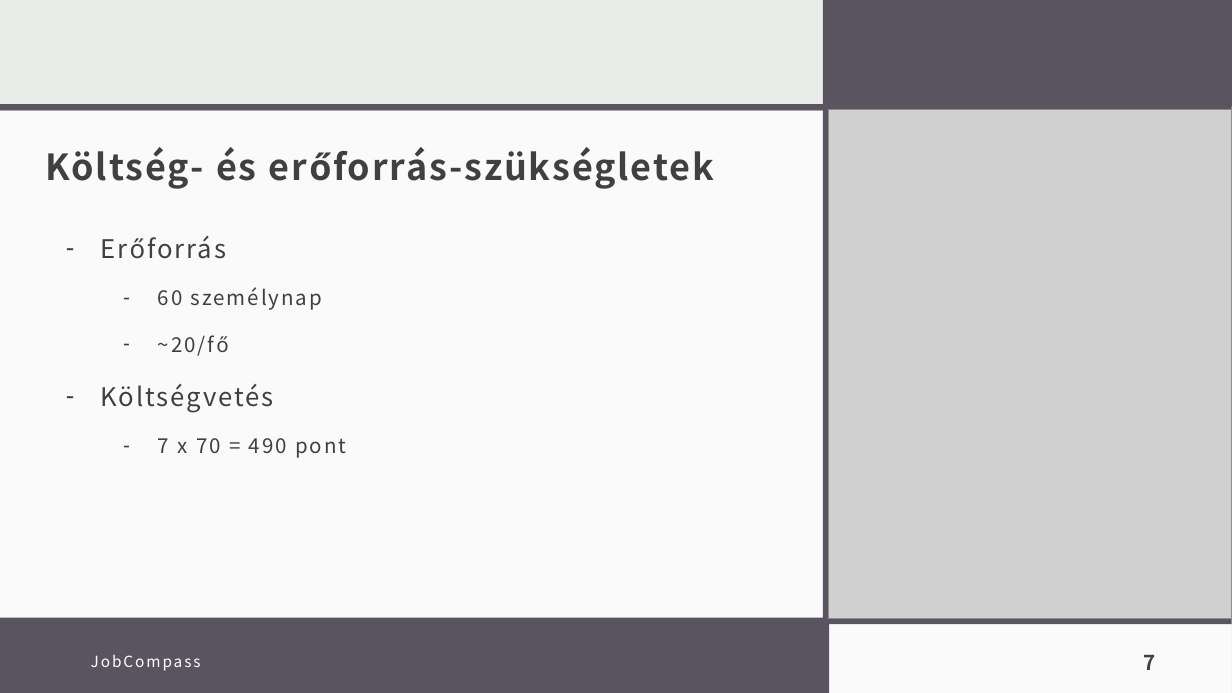
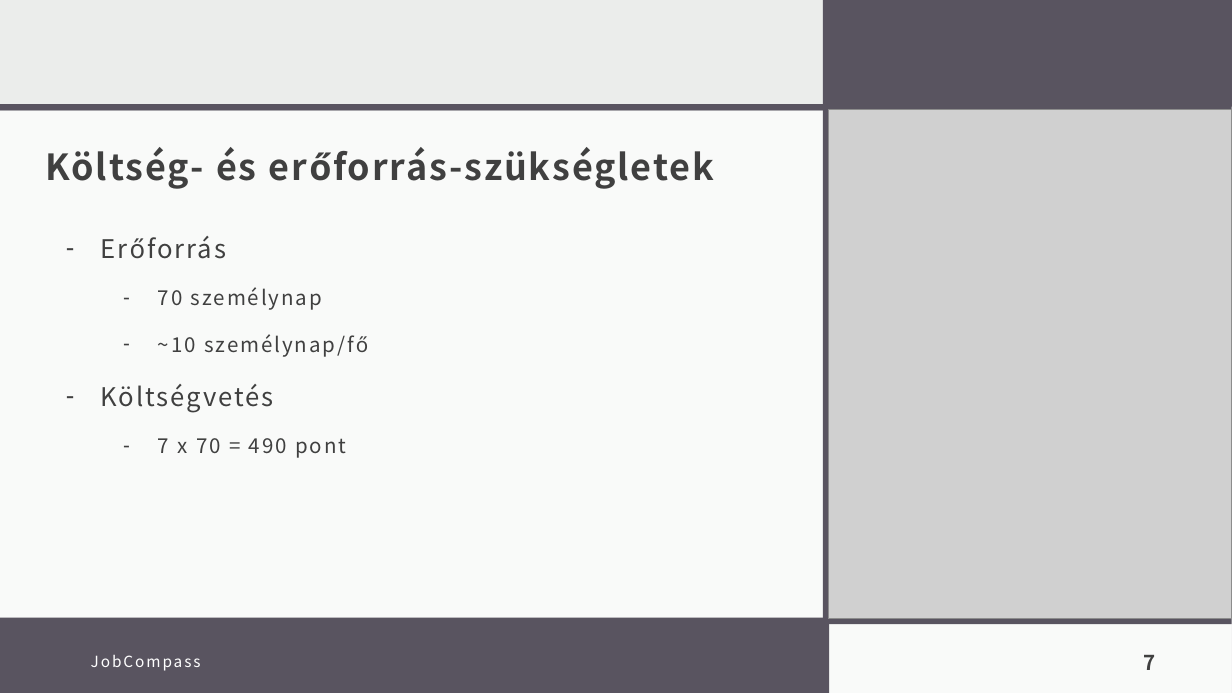
Before and after one commit to zsiza/JobCompass, a slide deck: slide 7 of M1/JobCompassM1.pptx. Drawn at 1232x693 pixels with LibreOffice and Linux fonts; fonts in the diff are those of the drawing; grey boxes stand for pictures. Boxes give left, top, right and bottom in pixels: in the first picture for what was removed or moved away, otherwise in the second. Text is boxed around its words. In the diff, an @@ line names an element or a change of style, - is before the commit and + after.

```diff
--- a/M1/JobCompassM1.pptx
+++ b/M1/JobCompassM1.pptx
@@ text at (158, 287, 368, 357): text changed @@
-  – 60 személynap
-  – ~20/fő
+  – 70 személynap
+  – ~10 személynap/fő
```
Also in this commit, not shown: 8 other slides changed, 2 slides added, 1 slide removed.
